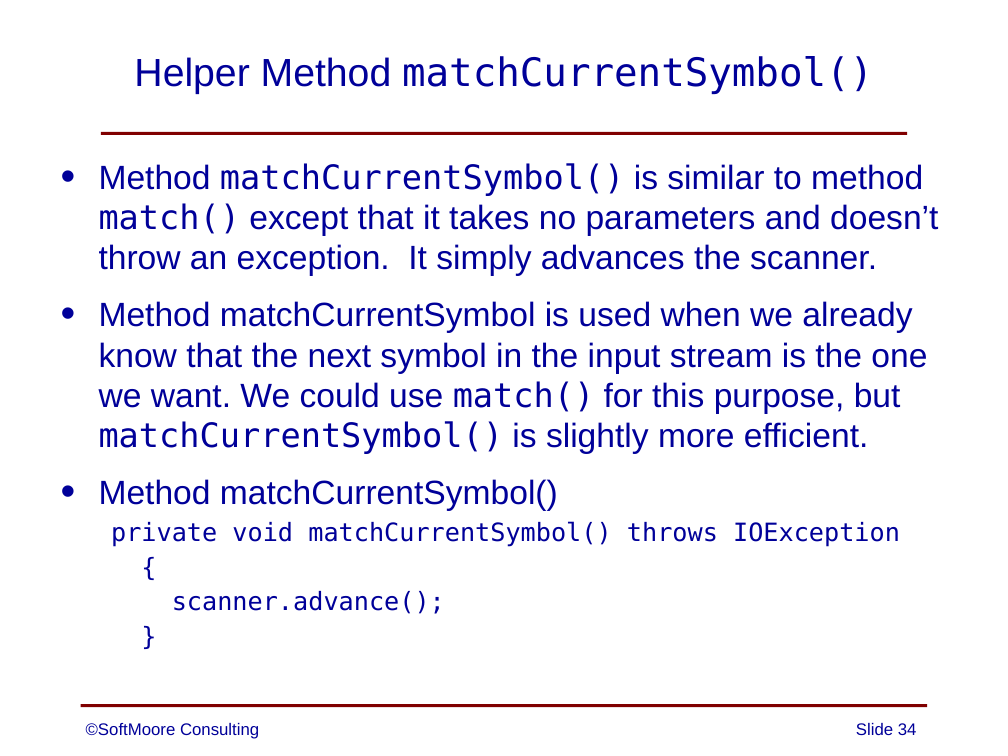
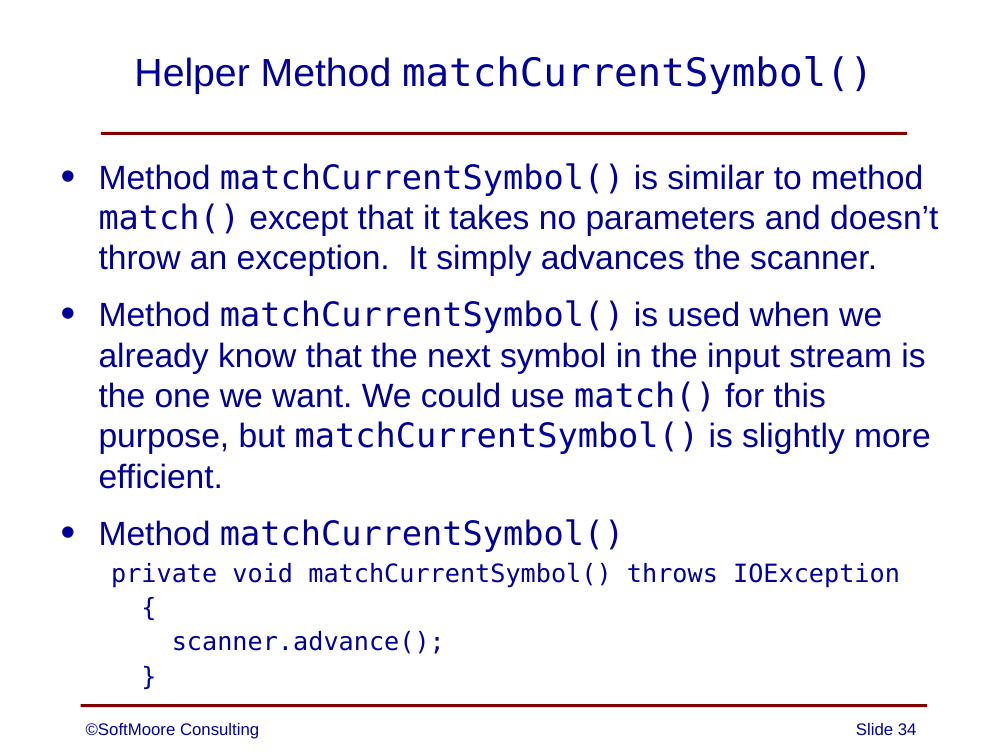
Before and after one commit to SoftMoore/CPRL, a slide deck: slide 34 of PowerPoint Slides/06 - Syntax Analysis.pptx. Drawn at 1008x756 pixels with LibreOffice and Linux fonts; fonts in the diff are those of the drawing. Boxes give left, top, right and bottom in pixels: in the first picture for what was removed or moved away, otherwise in the second. Text is boxed around its words. In the diff, an @@ line names an element or a change of style, - is before the commit and + after.

```diff
--- a/PowerPoint Slides/06 - Syntax Analysis.pptx
+++ b/PowerPoint Slides/06 - Syntax Analysis.pptx
@@ text at (x1=99, y1=300, x2=931, y2=489): text changed @@
-• Method matchCurrentSymbol is used when we already know that the next symbol in the input stream is the one we want. We could use match() for this purpose, but matchCurrentSymbol() is slightly more efficient.
+• Method matchCurrentSymbol() is used when we already know that the next symbol in the input stream is the one we want. We could use match() for this purpose, but matchCurrentSymbol() is slightly more efficient.
@@ text at (x1=99, y1=519, x2=624, y2=552): font Arial to DejaVu Sans Mono in "matchCurrentSymbol()" @@
```
Also in this commit, not shown: 6 other slides changed, 18 other files.
